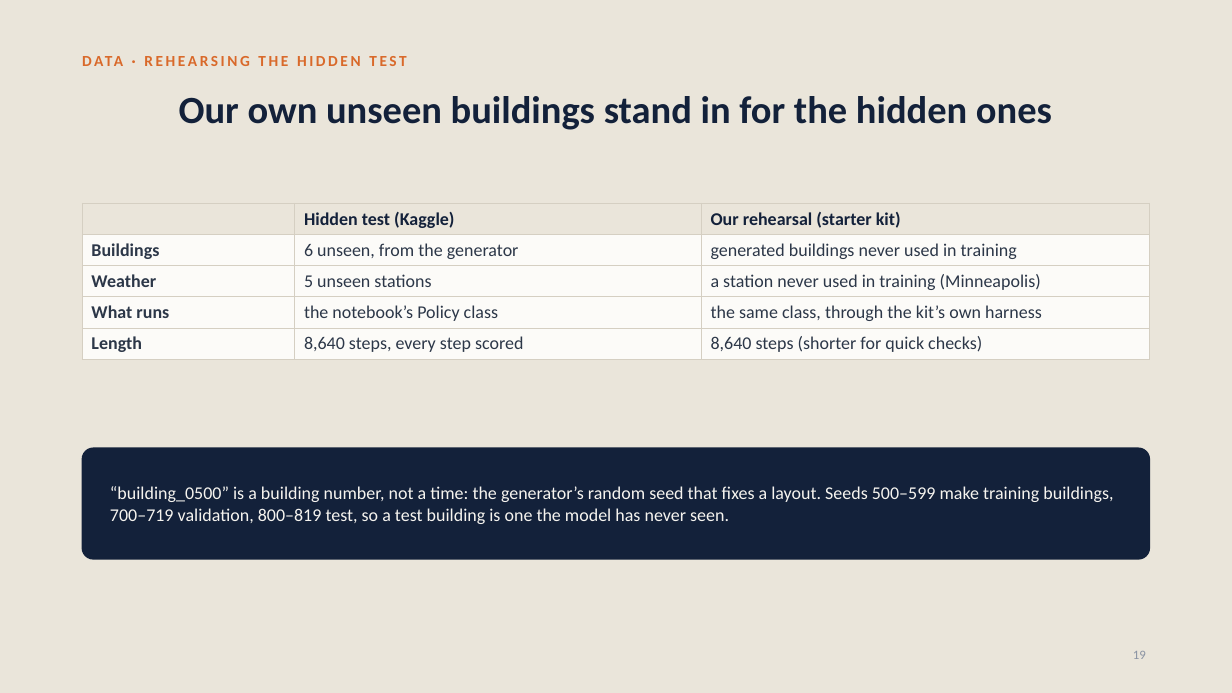
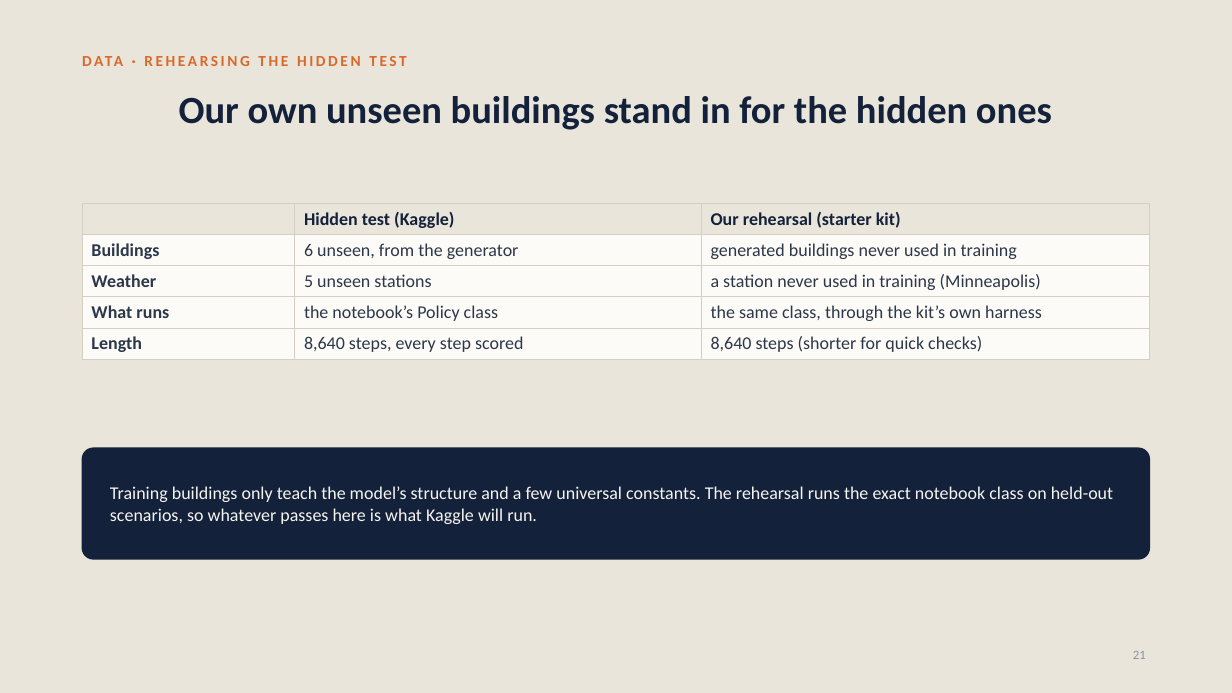
Before and after one commit to srivathsanb14/working-code, a slide deck: slide 21 of docs/One_Controller_for_Every_Building.pptx (slide 19 before the commit). Drawn at 1232x693 pixels with LibreOffice and Linux fonts; fonts in the diff are those of the drawing. Boxes give left, top, right and bottom in pixels: in the first picture for what was removed or moved away, otherwise in the second. Text is boxed around its words. In the diff, an @@ line names an element or a change of style, - is before the commit and + after.

```diff
--- a/docs/One_Controller_for_Every_Building.pptx
+++ b/docs/One_Controller_for_Every_Building.pptx
@@ text at <box>110,486,1113,524</box>: text changed @@
-“building_0500” is a building number, not a time: the generator’s random seed that fixes a layout. Seeds 500–599 make training buildings, 700–719 validation, 800–819 test, so a test building is one the model has never seen.
+Training buildings only teach the model’s structure and a few universal constants. The rehearsal runs the exact notebook class on held-out scenarios, so whatever passes here is what Kaggle will run.
@@ page number at <box>1133,651,1146,659</box>: text changed @@
-19
+21
```
Also in this commit, not shown: 1 other slide changed, 4 slides added, 2 slides removed.
